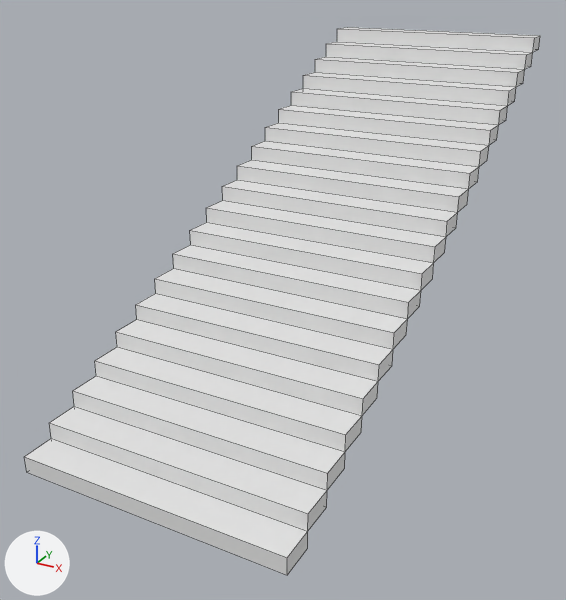
One commit to the FBX model HitTheTargets/Assets/Models/ModularBuilding/StairsBlockout.fbx: the scene before it, then after it.
One viewpoint serves both versions: a camera (50 mm lens) standing at (2.63, -3.27, 3.19) and looking at (-0.18, 1.84, 0.64). The axes (+X, +Y, +Z) are drawn at lower left. The lights are the same throughout. Mesh edges are drawn as thin lines.

In view in the first picture: 'Stairs'.
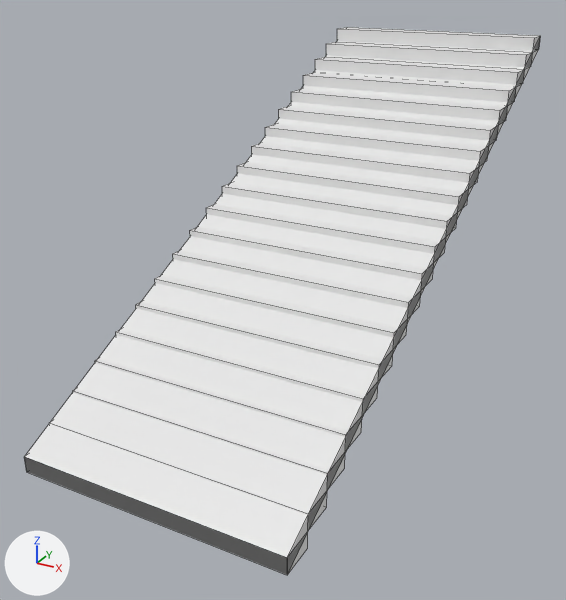
Patch to the scene script:
```diff
--- a/HitTheTargets/Assets/Models/ModularBuilding/StairsBlockout.fbx.py
+++ b/HitTheTargets/Assets/Models/ModularBuilding/StairsBlockout.fbx.py
@@ me_cube_047 @@
+me_cube_047.from_pydata([(-1.0, -0.25, 0.12), (-1.0, -0.25, 0.0), (-1.0, 4.75, 2.5), (-1.0, 4.75, 2.38), (1.0, -0.25, 0.12), (1.0, -0.25, 0.0), (1.0, 4.75, 2.5), (1.0, 4.75, 2.38)], [], [(0, 2, 3, 1), (2, 6, 7, 3), (6, 4, 5, 7), (4, 0, 1, 5), (2, 0, 4, 6), (7, 5, 1, 3)])
@@ ob_staircollide @@
+ob_staircollide = bpy.data.objects.new('StairCollide', me_cube_047)
+ob_staircollide.location = (0.0, 0.0, 0.0)
```

Location of each change, [x1, y1, x2, y2] in pixels of the pictures (566 x 600 px):
'StairCollide', added
    after: [25, 41, 539, 575]
'Stairs', unchanged, covered by the edit
    both: [25, 27, 540, 575]
